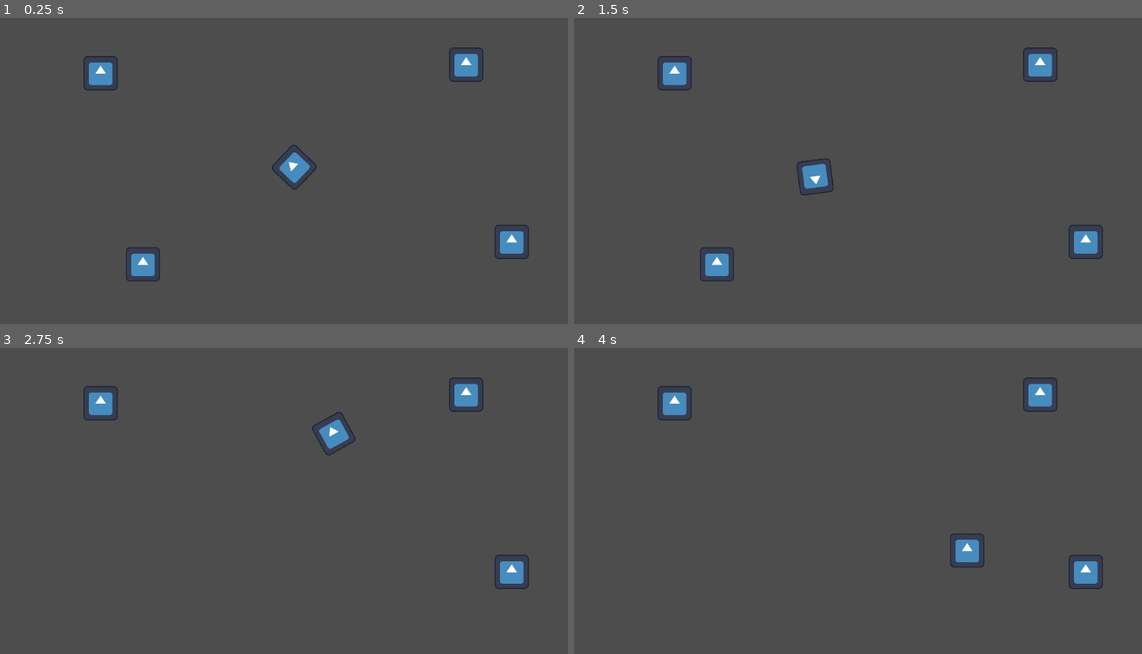
Above: before the commit, frames 1-4 (two rows, left to right).
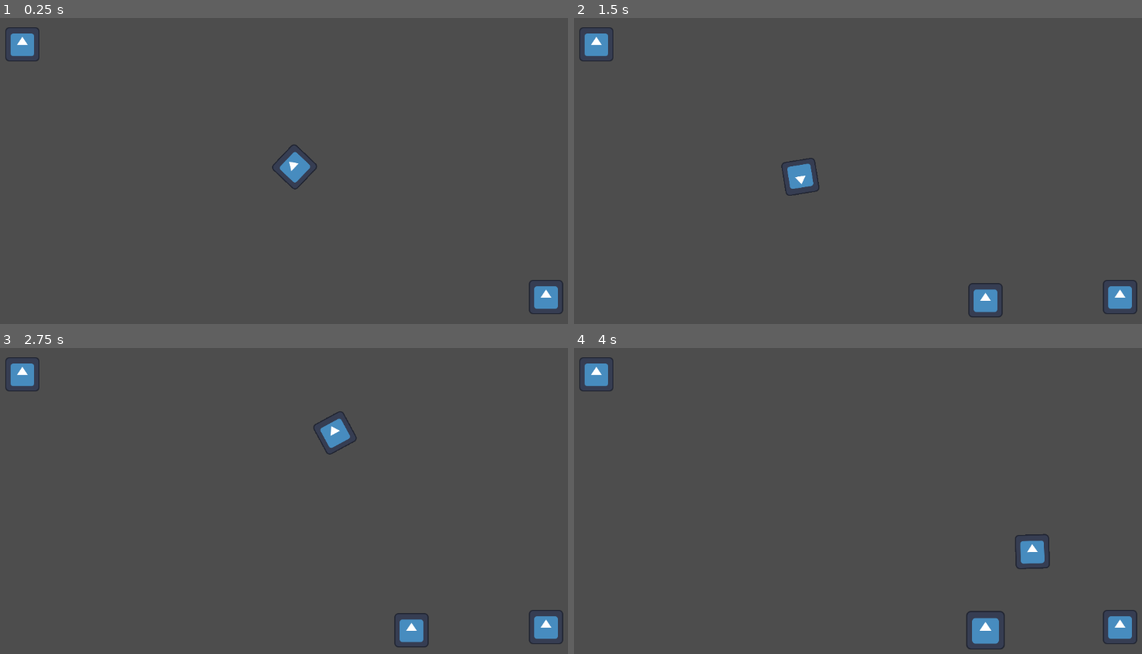
Above: after the commit, the same moments.

Repository: Gonzalo-Pizzolanti/madrid_jam
Game: Godot game, scene res://Scenes/world.tscn
Two runs of this game, one before a commit and one after it. Both use one fixed random seed, a clock stepped at 60 frames per second and the inputs below. The engine's default icon, where the game draws it, is replaced by a stand-in: a white triangle on a blue panel in a dark square.
Inputs (mouse positions are in pixels of both pictures, inside the frame that each line leads up to):
- Up to frame 1 (0.25 s): no input
- Up to frame 2 (1.5 s): move the mouse to (869, 167) at 0.52 s; tap Enter at 1.25 s; move the mouse to (744, 186) at 1.27 s
- Up to frame 3 (2.75 s): move the mouse to (352, 421) at 2.02 s
- Up to frame 4 (4 s): move the mouse to (835, 568) at 2.77 s; tap Space at 3.5 s; move the mouse to (1051, 549) at 3.52 s

The runs differ from the first frame. In frame 1, 2.5% of the frame differs, in the area x 0-100%, y 3-97%; in frame 2, 3.4%, in the area x 0-100%, y 3-98%; in frame 3, 2.6%; in frame 4, 3.4%.

Commit message:
fix

Diff:
--- /dev/null
+++ b/Scenes/Components/SpeedComponent.tscn
@@ -0,0 +1,6 @@
+[gd_scene load_steps=2 format=3 uid="uid://0y3dpcijb6b0"]
+
+[ext_resource type="Script" uid="uid://vu6auwxcx0eb" path="res://Scripts/Components/speed.gd" id="1_5sapp"]
+
+[node name="SpeedComponent" type="Node2D"]
+script = ExtResource("1_5sapp")
--- a/Scenes/battery.tscn
+++ b/Scenes/battery.tscn
@@ -10,6 +10,7 @@
 radius = 223.466
 
 [node name="Battery" type="CharacterBody2D"]
+scale = Vector2(0.5, 0.5)
 collision_layer = 4
 collision_mask = 8
 script = ExtResource("1_23u8t")
--- a/Scenes/player.tscn
+++ b/Scenes/player.tscn
@@ -1,23 +1,25 @@
-[gd_scene load_steps=8 format=3 uid="uid://bd3kp3tkn7kna"]
+[gd_scene load_steps=9 format=3 uid="uid://bd3kp3tkn7kna"]
 
 [ext_resource type="Script" uid="uid://c4ibv4tqi21wu" path="res://Scripts/player.gd" id="1_cvnsp"]
 [ext_resource type="Texture2D" uid="uid://bsyn1bppmxkb7" path="res://icon.svg" id="2_6t5aa"]
 [ext_resource type="Script" uid="uid://dgnwsfkpde12v" path="res://Scripts/Components/steer.gd" id="3_6t5aa"]
 [ext_resource type="Script" uid="uid://c43gwas4bugrl" path="res://Scripts/collect_area.gd" id="4_vgqql"]
+[ext_resource type="PackedScene" uid="uid://0y3dpcijb6b0" path="res://Scenes/Components/SpeedComponent.tscn" id="5_fkybt"]
 
 [sub_resource type="CircleShape2D" id="CircleShape2D_cvnsp"]
 radius = 131.548
 
 [sub_resource type="CircleShape2D" id="CircleShape2D_6t5aa"]
-radius = 86.7295
+radius = 82.0061
 
 [sub_resource type="CircleShape2D" id="CircleShape2D_vgqql"]
 radius = 193.458
 
-[node name="Player" type="CharacterBody2D"]
+[node name="Player" type="CharacterBody2D" node_paths=PackedStringArray("speed_component")]
 position = Vector2(1, 0)
 input_pickable = true
 script = ExtResource("1_cvnsp")
+speed_component = NodePath("SpeedComponent")
 
 [node name="timer_energy" type="Timer" parent="."]
 autostart = true
@@ -45,6 +47,9 @@
 shape = SubResource("CircleShape2D_vgqql")
 debug_color = Color(0.862845, 0.199928, 0.736307, 0.42)
 
+[node name="SpeedComponent" parent="." instance=ExtResource("5_fkybt")]
+
 [connection signal="timeout" from="timer_energy" to="." method="_on_timer_energy_timeout"]
 [connection signal="mouse_entered" from="movement_area" to="." method="_on_area_2d_mouse_entered"]
 [connection signal="mouse_exited" from="movement_area" to="." method="_on_area_2d_mouse_exited"]
+[connection signal="area_entered" from="collect_area" to="." method="_on_collect_area_area_entered"]
--- /dev/null
+++ b/Scenes/spawner_battery.tscn
@@ -0,0 +1,11 @@
+[gd_scene load_steps=2 format=3 uid="uid://dif1ktcx67lst"]
+
+[ext_resource type="Script" uid="uid://ci0wqae8dvfh2" path="res://Scripts/spawner_battery.gd" id="1_gbbge"]
+
+[node name="Spawner_battery" type="Node2D"]
+script = ExtResource("1_gbbge")
+
+[node name="Timer" type="Timer" parent="."]
+autostart = true
+
+[connection signal="timeout" from="Timer" to="." method="_on_timer_timeout"]
--- a/Scenes/world.tscn
+++ b/Scenes/world.tscn
@@ -1,30 +1,26 @@
-[gd_scene load_steps=3 format=3 uid="uid://cup3il6c8ldjo"]
+[gd_scene load_steps=5 format=3 uid="uid://cup3il6c8ldjo"]
 
+[ext_resource type="PackedScene" uid="uid://dif1ktcx67lst" path="res://Scenes/spawner_battery.tscn" id="1_5a7ea"]
+[ext_resource type="Script" uid="uid://dt00iyw4gh1jt" path="res://Scripts/world.gd" id="1_8j60k"]
 [ext_resource type="PackedScene" uid="uid://qxgotddilv0m" path="res://Scenes/battery.tscn" id="1_go701"]
 [ext_resource type="PackedScene" uid="uid://bd3kp3tkn7kna" path="res://Scenes/player.tscn" id="2_go701"]
 
 [node name="World" type="Node2D"]
 position = Vector2(2, 0)
+script = ExtResource("1_8j60k")
+
+[node name="Spawner_battery" parent="." instance=ExtResource("1_5a7ea")]
+spawn_active = true
+timer_time = 5
 
 [node name="Player" parent="." instance=ExtResource("2_go701")]
 position = Vector2(594, 303)
 scale = Vector2(0.5, 0.5)
-speed = 1000
 
 [node name="Items" type="Node" parent="."]
 
 [node name="Battery" parent="Items" instance=ExtResource("1_go701")]
-position = Vector2(218, 145)
-scale = Vector2(0.5, 0.5)
-
-[node name="Battery2" parent="Items" instance=ExtResource("1_go701")]
-position = Vector2(985, 460)
-scale = Vector2(0.5, 0.5)
+position = Vector2(72, 91)
 
 [node name="Battery3" parent="Items" instance=ExtResource("1_go701")]
-position = Vector2(900, 129)
-scale = Vector2(0.5, 0.5)
-
-[node name="Battery4" parent="Items" instance=ExtResource("1_go701")]
-position = Vector2(297, 502)
-scale = Vector2(0.5, 0.5)
+position = Vector2(1049, 563)
--- /dev/null
+++ b/Scripts/Components/speed.gd
@@ -0,0 +1,40 @@
+class_name SpeedComponent
+extends Node
+
+
+const speed_values : Dictionary = {
+	'min': 0,
+	'default': 1200,
+	'max': 3600
+}
+const default_speed : int = speed_values['default']
+const max_speed : int = speed_values['max']
+
+var speed : int = default_speed:
+	set = set_speed,
+	get = get_speed
+
+
+func get_speed():
+	return speed
+
+func set_speed(new_speed : int) -> void:
+	const max_speed = speed_values['max']
+	const min_speed = speed_values['min']
+
+	if new_speed < min_speed:
+		speed = min_speed
+
+	elif  new_speed > max_speed:
+		speed = max_speed
+
+	else:
+		speed = new_speed
+	print("speed: ", speed)
+
+func add_speed(amount_sum : int) -> void:
+	speed = speed + amount_sum
+
+
+func remove_speed(amount_substract : int) -> void:
+	speed = speed - amount_substract
--- a/Scripts/battery.gd
+++ b/Scripts/battery.gd
@@ -1,8 +1,9 @@
 class_name Battery
 extends CharacterBody2D
 
-var player : Player
+const speed_amount_add : int = 400
 var incremental_velocity : float = 5
+
 
 func _on_range_getter_area_entered(area: Area2D) -> void:
 	if area is Collect_Area:
--- a/Scripts/player.gd
+++ b/Scripts/player.gd
@@ -1,22 +1,12 @@
 class_name Player
 extends CharacterBody2D
 
-@export_enum("Slow:800", "Average:1000", "Fast:1200") var speed: int : set = set_speed
 @onready var steerComponent: SteerComponent = $SteerComponent
 
 var is_hover: bool = false
-const mass: float = 10
+const mass: float = 20
+@export var speed_component: SpeedComponent
 
-func set_speed(new_speed: int):
-	const min_number_speed = 0
-	if speed <= min_number_speed:
-		print('END OF SPEED', speed, min_number_speed)
-	speed = new_speed
-	print(speed)
-
-func substract_speed(amount_speed_substract: int) -> void:
-	var new_speed = speed - amount_speed_substract
-	set_speed(new_speed)
 
 func _process(_delta: float) -> void:
 	queue_redraw()
@@ -29,7 +19,7 @@
 		global_position,
 		get_global_mouse_position(),
 		mass,
-		speed)
+		speed_component.speed)
 	else:
 		velocity = velocity.lerp(Vector2.ZERO, 1)
 	move_and_slide()
@@ -44,5 +34,10 @@
 
 
 func _on_timer_energy_timeout() -> void:
-	const amount_energy_substraction = 100
-	substract_speed(amount_energy_substraction)
+	const amount_energy_substraction = 300
+	speed_component.remove_speed(amount_energy_substraction)
+
+
+func _on_collect_area_area_entered(area: Area2D) -> void:
+	const speed_to_add = 1200
+	speed_component.add_speed(speed_to_add)
--- /dev/null
+++ b/Scripts/spawner_battery.gd
@@ -0,0 +1,21 @@
+class_name Spawner_battery
+extends Node2D
+
+@export var spawn_active : bool = false
+@export var timer_time : int = 2
+var scene = preload("res://Scenes/battery.tscn")
+
+
+func _ready() -> void:
+	if not spawn_active:
+		$Timer.stop()
+	else:
+		$Timer.wait_time = timer_time
+
+func _on_timer_timeout() -> void:
+	var instance = scene.instantiate()
+	var viewport = get_viewport_rect().size
+	var random_x = randi_range(0, viewport.x)
+	var random_y = randi_range(0, viewport.y)
+	instance.position = Vector2(random_x, random_y)
+	world.add_child(instance)
--- /dev/null
+++ b/Scripts/world.gd
@@ -0,0 +1,2 @@
+class_name World
+extends Node2D
--- a/project.godot
+++ b/project.godot
@@ -15,6 +15,10 @@
 config/features=PackedStringArray("4.4", "Forward Plus")
 config/icon="res://icon.svg"
 
+[autoload]
+
+world="*res://Scripts/world.gd"
+
 [file_customization]
 
 folder_colors={
Not shown, added: Scripts/Components/speed.gd.uid
Not shown, added: Scripts/spawner_battery.gd.uid
Not shown, added: Scripts/world.gd.uid
